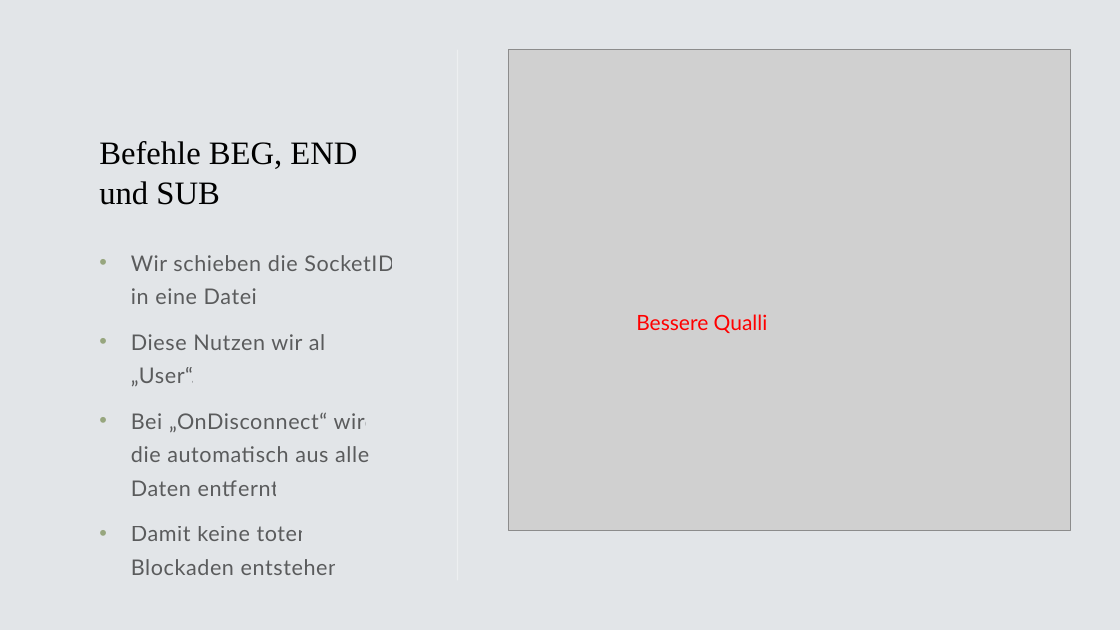
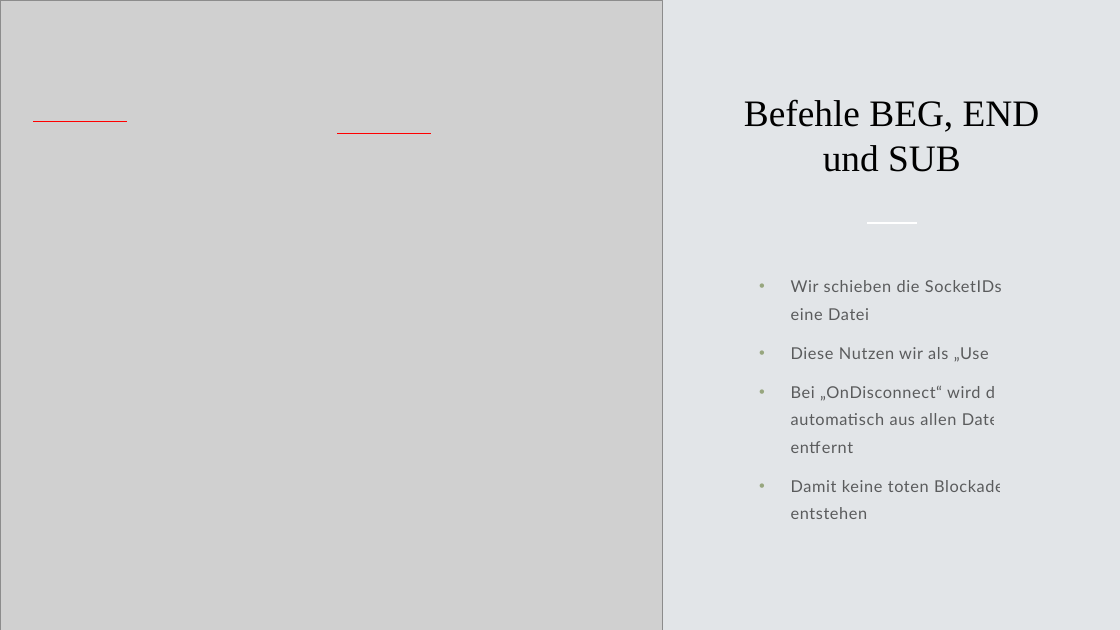
Before and after one commit to BitPaw/C_Socket, a slide deck: slide 15 of Dokumente/BVS.pptx (slide 17 before the commit). Drawn at 1120x630 pixels with LibreOffice and Linux fonts; fonts in the diff are those of the drawing; grey boxes stand for pictures. Boxes give left, top, right and bottom in pixels: in the first picture for what was removed or moved away, otherwise in the second. Text is boxed around its words. In the diff, an @@ line names an element or a change of style, - is before the commit and + after.

```diff
--- a/Dokumente/BVS.pptx
+++ b/Dokumente/BVS.pptx
@@ picture added at bbox=[0, 0, 663, 630] @@
@@ line removed from (458, 50) to (458, 581) @@
@@ picture removed at bbox=[509, 50, 1071, 531] @@
@@ title "Befehle BEG, END und SUB": place and size @@
-title "Befehle BEG, END und SUB" at bbox=[99, 141, 357, 205]
+title "Befehle BEG, END und SUB" at bbox=[744, 99, 1040, 172]
@@ title "Befehle BEG, END und SUB" at bbox=[744, 99, 1040, 172]: size 28 to 32 pt; alignment left to centre @@
@@ line added from (34, 121) to (128, 121), #FF0000 0.75 pt @@
@@ line added from (338, 134) to (431, 134), #FF0000 0.75 pt @@
@@ line added from (867, 223) to (917, 223), #FFFFFF 1 pt @@
@@ text "Wir schieben die SocketIDs in ...": place and size @@
-text "Wir schieben die SocketIDs in ..." at bbox=[131, 255, 404, 575]
+text "Wir schieben die SocketIDs in ..." at bbox=[791, 280, 1013, 519]
@@ text "Wir schieben die SocketIDs in ..." at bbox=[791, 280, 1013, 519]: size 18.5 to 14 pt; line spacing 1.3 to 1.4 @@
@@ text removed at bbox=[636, 314, 768, 333] @@
-Bessere Qualli
```
Also in this commit, not shown: 3 other slides changed, 2 slides added, 4 slides removed, 4 other files.
